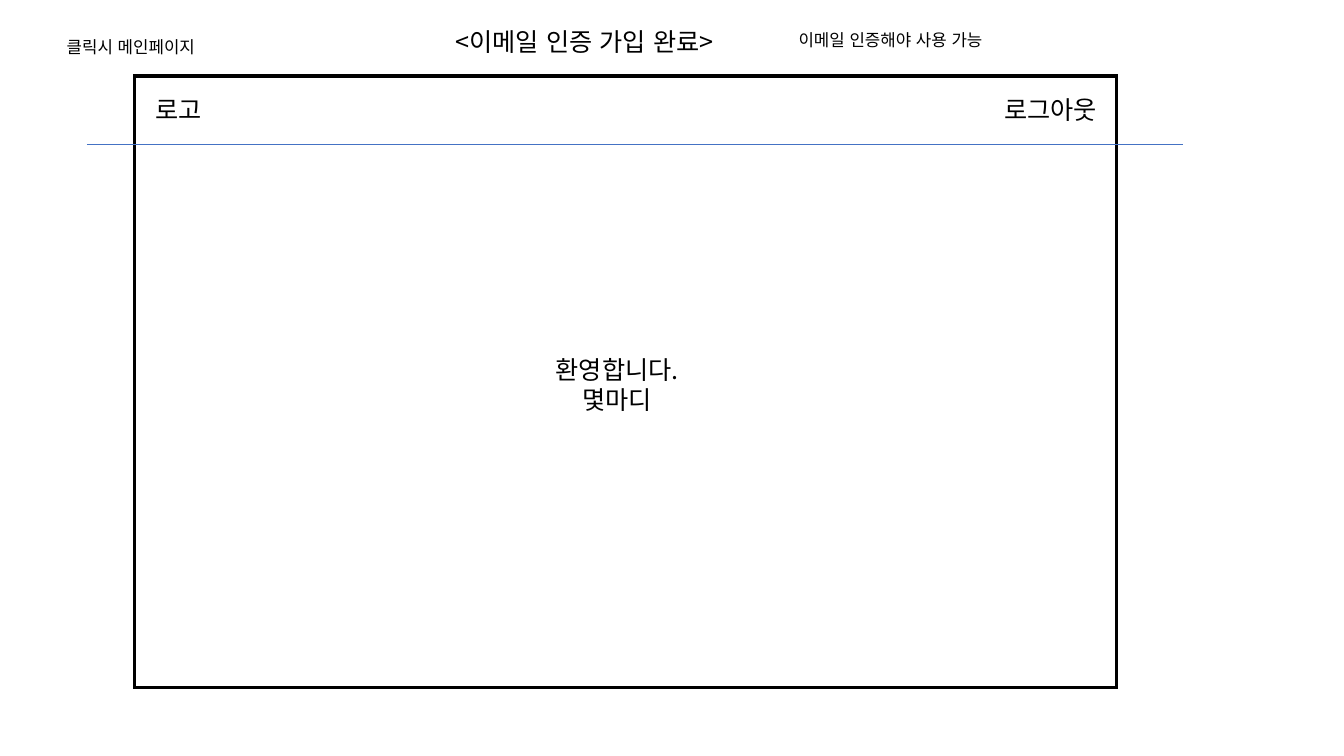
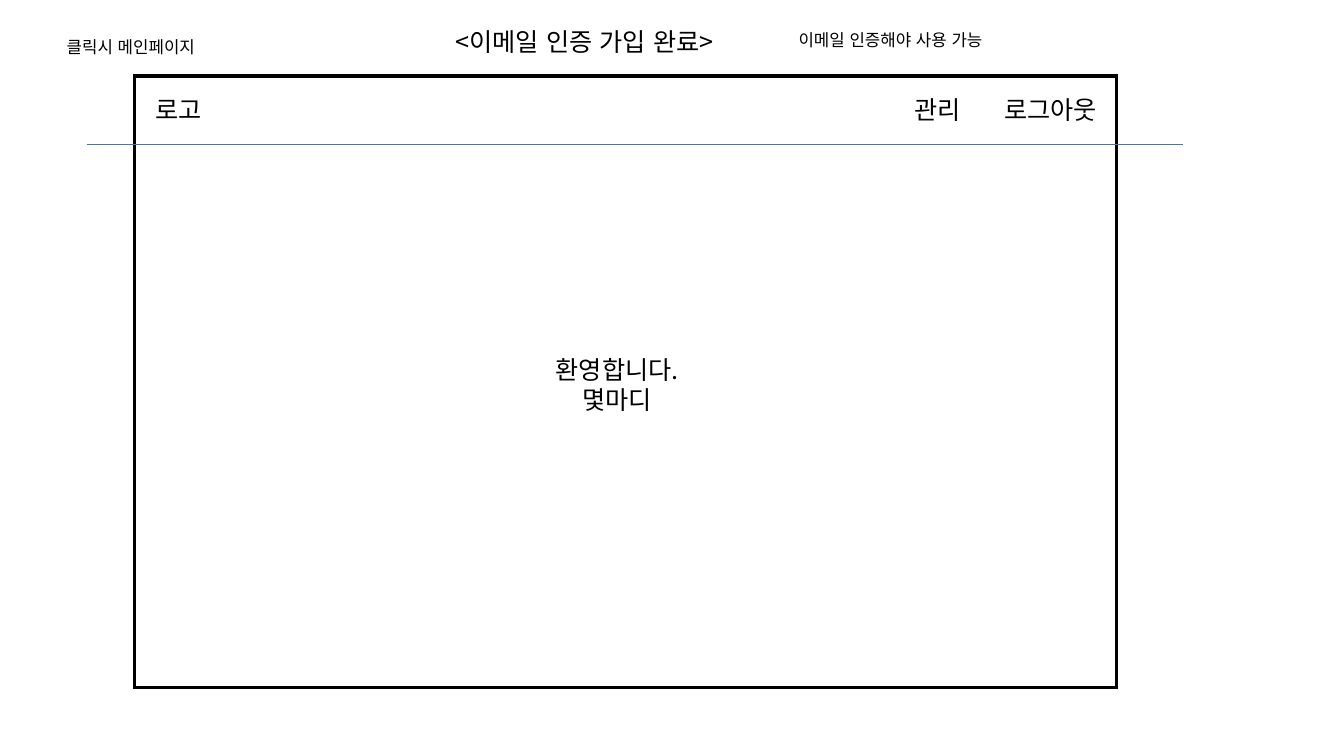
Before and after one commit to supersfel/ArbeitDiary, a slide deck: slide 4 of 화면.pptx. Drawn at 1344x756 pixels with LibreOffice and Linux fonts; fonts in the diff are those of the drawing. Boxes give left, top, right and bottom in pixels: in the first picture for what was removed or moved away, otherwise in the second. Text is boxed around its words. In the diff, an @@ line names an element or a change of style, - is before the commit and + after.

```diff
--- a/화면.pptx
+++ b/화면.pptx
@@ text added at box(914, 98, 960, 121), 18 pt, text #000000 @@
+관리
```
Also in this commit, not shown: 4 other slides changed, 4 slides added.
